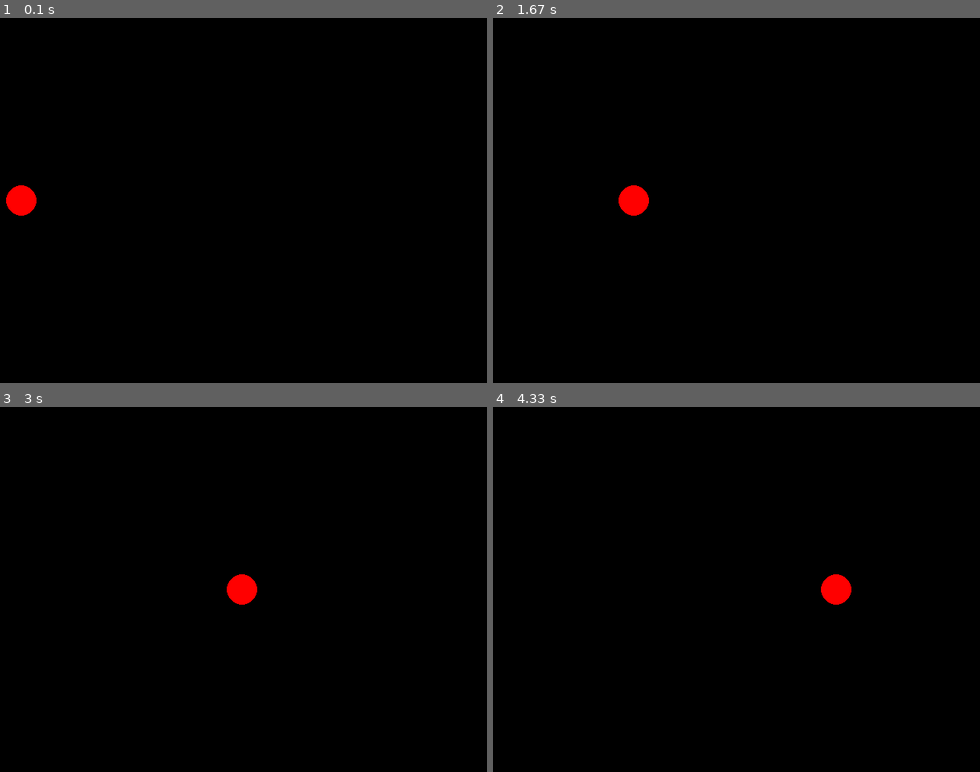
Above: before the commit, frames 1-4 (two rows, left to right).
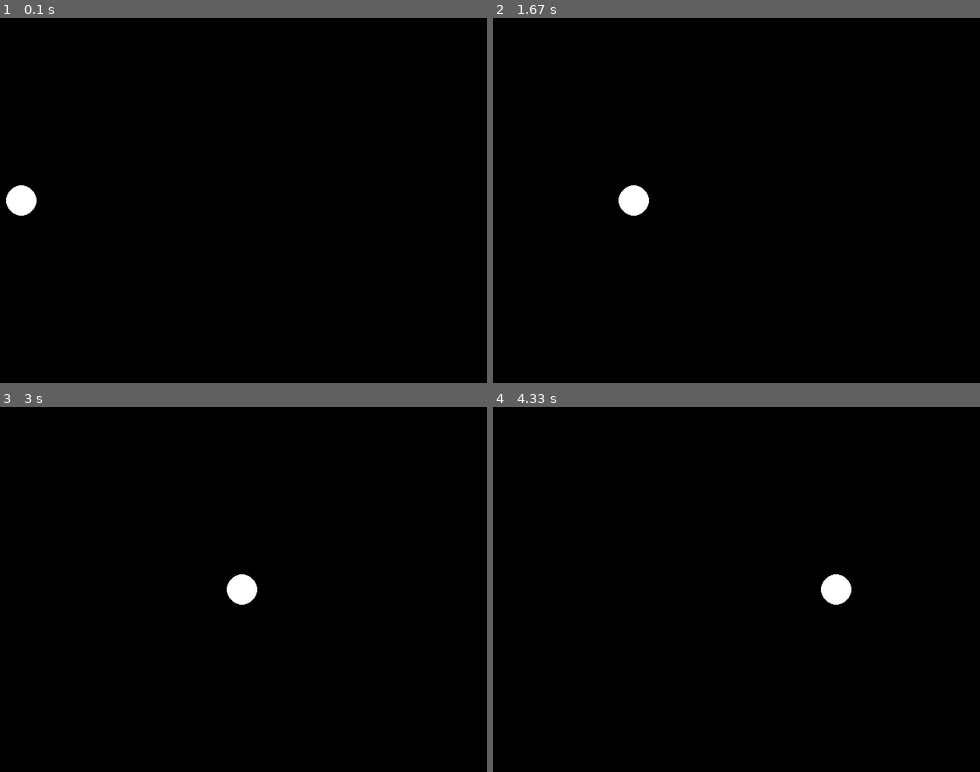
Above: after the commit, the same moments.

Repository: humrochagf/exploring-pygame
Game: pygame game, started from 05-movement-and-collision/02-velocity.py
Same seed, same stepped clock (60 frames per second), same inputs: the game is played once before the commit and once after it.
Inputs:
- Up to frame 1 (0.1 s): no input
- Up to frame 2 (1.67 s): no input
- Up to frame 3 (3 s): no input
- Up to frame 4 (4.33 s): no input

The runs differ from the first frame. In frame 1, 0.4% of the frame differs, in the area x 1-8%, y 45-55%; in frame 2, 0.4%; in frame 3, 0.4%; in frame 4, 0.4%.

Commit message:
fix color

Diff:
--- a/05-movement-and-collision/02-velocity.py
+++ b/05-movement-and-collision/02-velocity.py
@@ -3,7 +3,7 @@
 import pygame
 
 BLACK = pygame.Color(0, 0, 0)
-WHITE = pygame.Color(255, 0, 0)
+WHITE = pygame.Color(255, 255, 255)
 
 pygame.init()
 
--- a/05-movement-and-collision/03-fps.py
+++ b/05-movement-and-collision/03-fps.py
@@ -1,7 +1,7 @@
 import pygame
 
 BLACK = pygame.Color(0, 0, 0)
-WHITE = pygame.Color(255, 0, 0)
+WHITE = pygame.Color(255, 255, 255)
 
 pygame.init()
 
